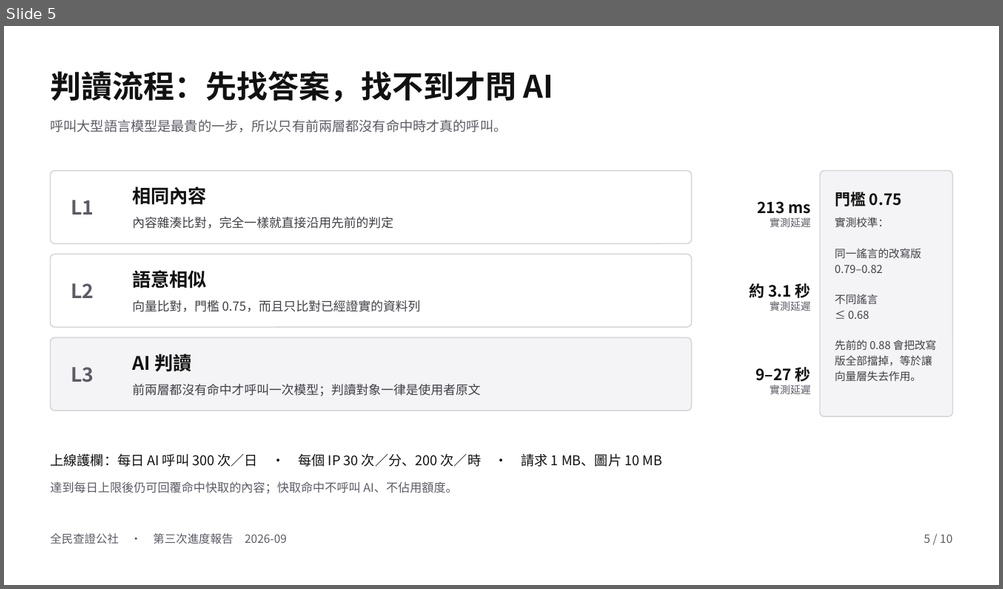
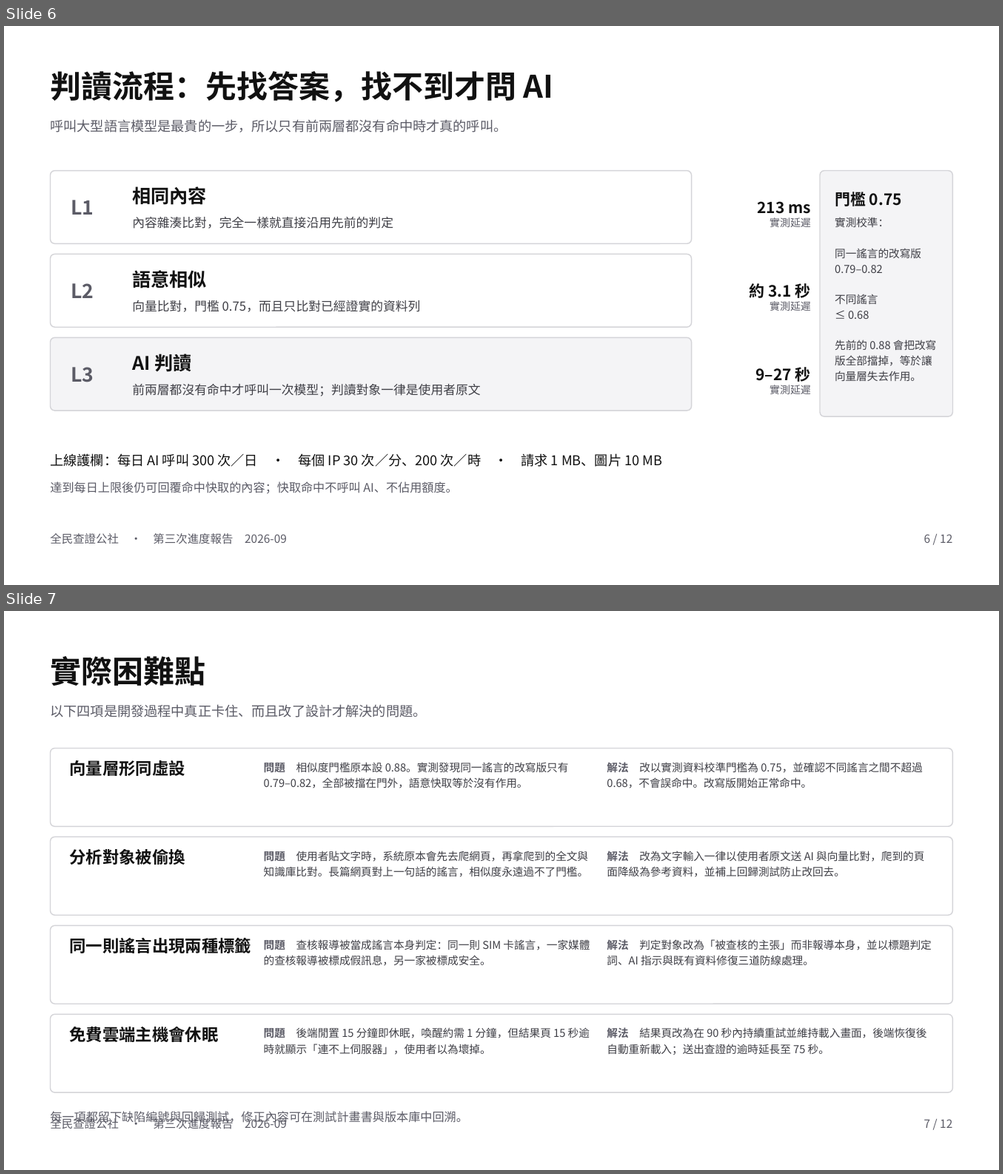
Before and after one commit to cansfakenewsverify/AI-Fake-News-Verification-System, a slide deck: presentations/2026-09_進度報告/10_書面報告.pptx. Shown one above the other, each under a label of ours: slide 5 before the commit, slides 6 and 7 after it. The pictures are 1003x589 and 1003x1174 pixels, drawn with LibreOffice and Linux fonts; fonts in the diff are those of the drawing. Boxes give left, top, right and bottom in pixels: in the first picture for what was removed or moved away, otherwise in the second. Text is boxed around its words. In the diff, an @@ line names an element or a change of style, - is before the commit and + after.

```diff
--- a/presentations/2026-09_進度報告/10_書面報告.pptx
+++ b/presentations/2026-09_進度報告/10_書面報告.pptx
@@ slide 7 added at (4, 611, 999, 1170), background #FFFFFF @@
@@ text added at (50, 656, 205, 686), 30 pt, text #111111, bold @@
+實際困難點
@@ text added at (50, 704, 426, 718), 13 pt, text #5B5B66 @@
+以下四項是開發過程中真正卡住、而且改了設計才解決的問題。
@@ rounded rectangle added at (51, 749, 952, 826), fill #FFFFFF, outline #D4D4D8 1 pt @@
@@ text added at (70, 760, 185, 776), 16 pt, text #111111, bold @@
+向量層形同虛設
@@ text added at (264, 760, 569, 789), 10.5 pt, text #3F3F46 @@
+問題 相似度門檻原本設 0.88。實測發現同一謠言的改寫版只有 0.79–0.82，全部被擋在門外，語意快取等於沒有作用。
@@ text added at (606, 762, 922, 789), 10.5 pt, text #3F3F46 @@
+解法 改以實測資料校準門檻為 0.75，並確認不同謠言之間不超過 0.68，不會誤命中。改寫版開始正常命中。
@@ rounded rectangle added at (51, 837, 952, 915), fill #FFFFFF, outline #D4D4D8 1 pt @@
@@ text added at (70, 849, 185, 865), 16 pt, text #111111, bold @@
+分析對象被偷換
@@ text added at (264, 849, 589, 877), 10.5 pt, text #3F3F46 @@
+問題 使用者貼文字時，系統原本會先去爬網頁，再拿爬到的全文與知識庫比對。長篇網頁對上一句話的謠言，相似度永遠過不了門檻。
@@ text added at (606, 851, 924, 877), 10.5 pt, text #3F3F46 @@
+解法 改為文字輸入一律以使用者原文送 AI 與向量比對，爬到的頁面降級為參考資料，並補上回歸測試防止改回去。
@@ rounded rectangle added at (51, 925, 952, 1004), fill #FFFFFF, outline #D4D4D8 1 pt @@
@@ text added at (70, 938, 252, 954), 16 pt, text #111111, bold @@
+同一則謠言出現兩種標籤
@@ text added at (264, 938, 589, 966), 10.5 pt, text #3F3F46 @@
+問題 查核報導被當成謠言本身判定：同一則 SIM 卡謠言，一家媒體的查核報導被標成假訊息，另一家被標成安全。
@@ text added at (606, 940, 931, 965), 10.5 pt, text #3F3F46 @@
+解法 判定對象改為「被查核的主張」而非報導本身，並以標題判定詞、AI 指示與既有資料修復三道防線處理。
@@ rounded rectangle added at (51, 1014, 952, 1093), fill #FFFFFF, outline #D4D4D8 1 pt @@
@@ text added at (70, 1027, 219, 1042), 16 pt, text #111111, bold @@
+免費雲端主機會休眠
@@ text added at (264, 1027, 589, 1055), 10.5 pt, text #3F3F46 @@
+問題 後端閒置 15 分鐘即休眠，喚醒約需 1 分鐘，但結果頁 15 秒逾時就顯示「連不上伺服器」，使用者以為壞掉。
@@ text added at (606, 1028, 927, 1055), 10.5 pt, text #3F3F46 @@
+解法 結果頁改為在 90 秒內持續重試並維持載入畫面，後端恢復後自動重新載入；送出查證的逾時延長至 75 秒。
@@ text added at (50, 1117, 287, 1129), 11 pt, text #5B5B66 @@
+全民查證公社 · 第三次進度報告 2026-09
@@ text added at (50, 1111, 467, 1125), 11.5 pt, text #5B5B66 @@
+每一項都留下缺陷編號與回歸測試，修正內容可在測試計畫書與版本庫中回溯。
@@ text added at (924, 1119, 952, 1128), 11 pt, text #5B5B66 @@
+7 / 12
@@ what was slide 5 is now slide 6 @@
@@ slide 6 changed as well @@
@@ text at (924, 534, 952, 543): text changed @@
-5 / 10
+6 / 12
```
Also in this commit, not shown: 9 other slides changed, 1 other slide added, 2 other files.
